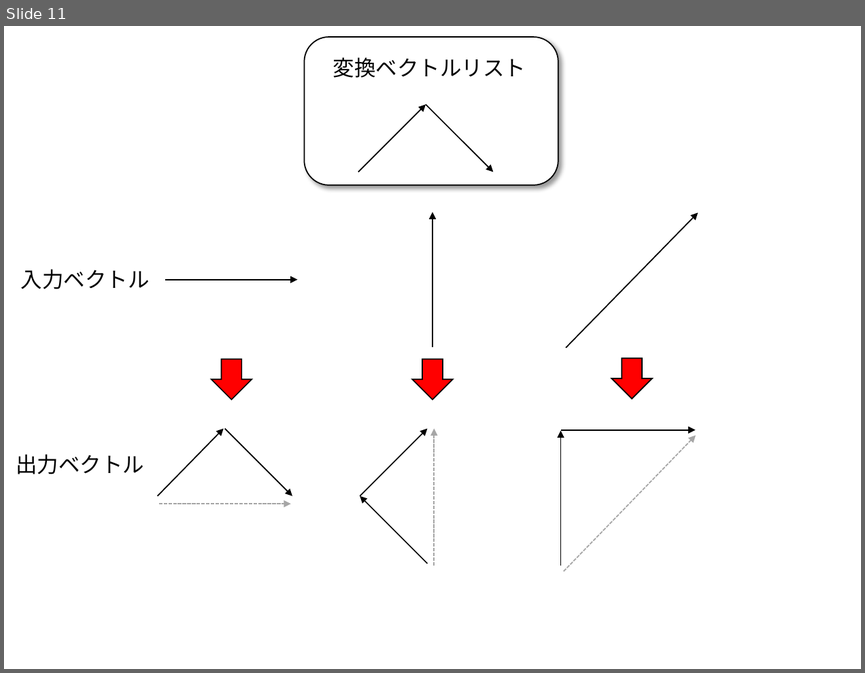
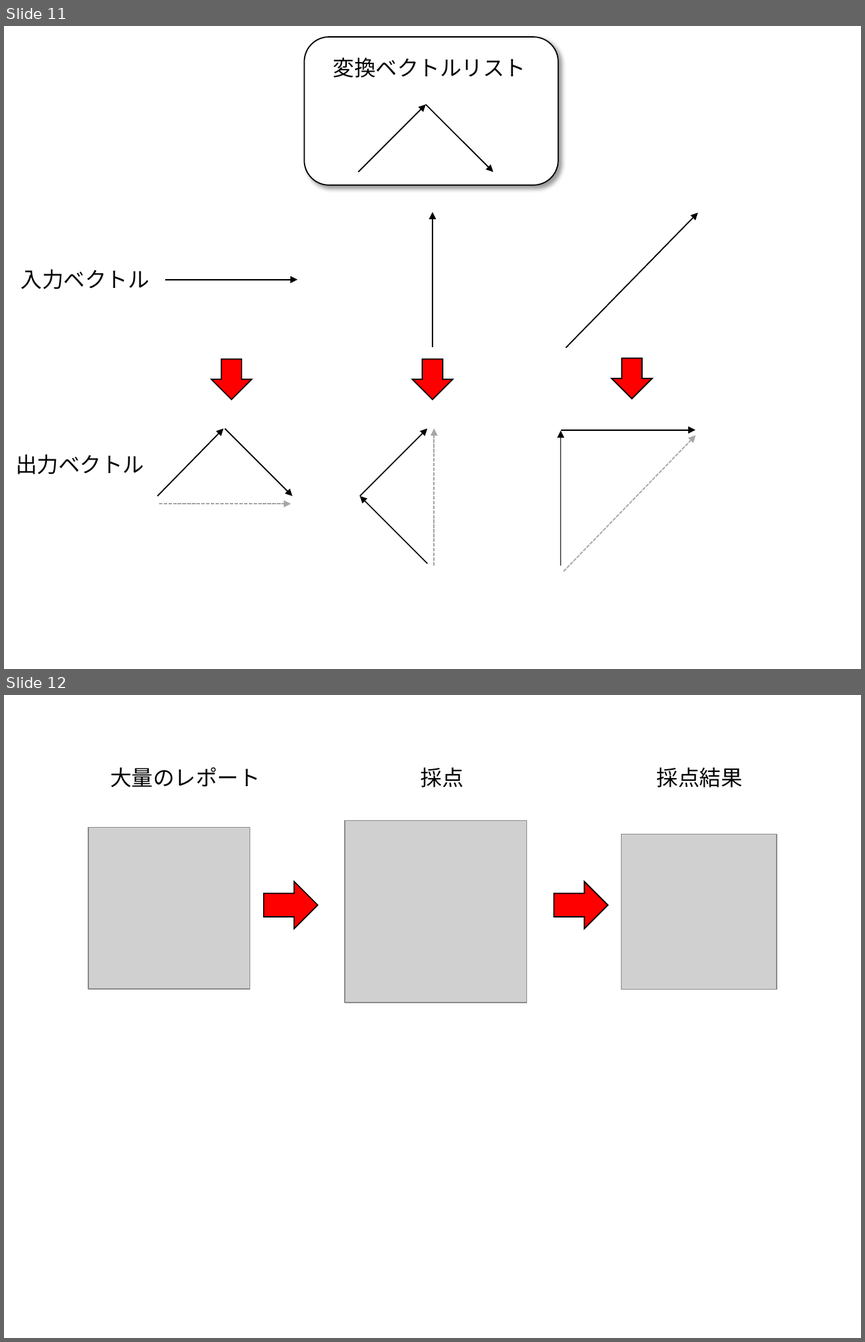
Before and after one commit to kaityo256/python_zero, a slide deck: list/fig/fig.pptx. Shown one above the other, each under a label of ours: slide 11 before the commit, slides 11 and 12 after it. The pictures are 865x673 and 865x1342 pixels, drawn with LibreOffice and Linux fonts; fonts in the diff are those of the drawing; grey boxes stand for pictures. Boxes give left, top, right and bottom in pixels: in the first picture for what was removed or moved away, otherwise in the second. Text is boxed around its words. In the diff, an @@ line names an element or a change of style, - is before the commit and + after.

```diff
--- a/list/fig/fig.pptx
+++ b/list/fig/fig.pptx
@@ slide 12 added at (x1=4, y1=695, x2=861, y2=1338), background #FFFFFF @@
@@ text added at (x1=110, y1=767, x2=260, y2=787), 18 pt, text #000000 @@
+大量のレポート
@@ text added at (x1=421, y1=767, x2=464, y2=787), 18 pt, text #000000 @@
+採点
@@ text added at (x1=657, y1=767, x2=742, y2=787), 18 pt, text #000000 @@
+採点結果
@@ picture added at (x1=88, y1=828, x2=249, y2=989) @@
@@ picture added at (x1=345, y1=821, x2=527, y2=1002) @@
@@ picture added at (x1=621, y1=834, x2=776, y2=989) @@
@@ right arrow added at (x1=264, y1=882, x2=317, y2=929), fill #FF0000, outline #000000 1 pt @@
@@ right arrow added at (x1=554, y1=882, x2=608, y2=929), fill #FF0000, outline #000000 1 pt @@
```
Also in this commit, not shown: 2 other files.
